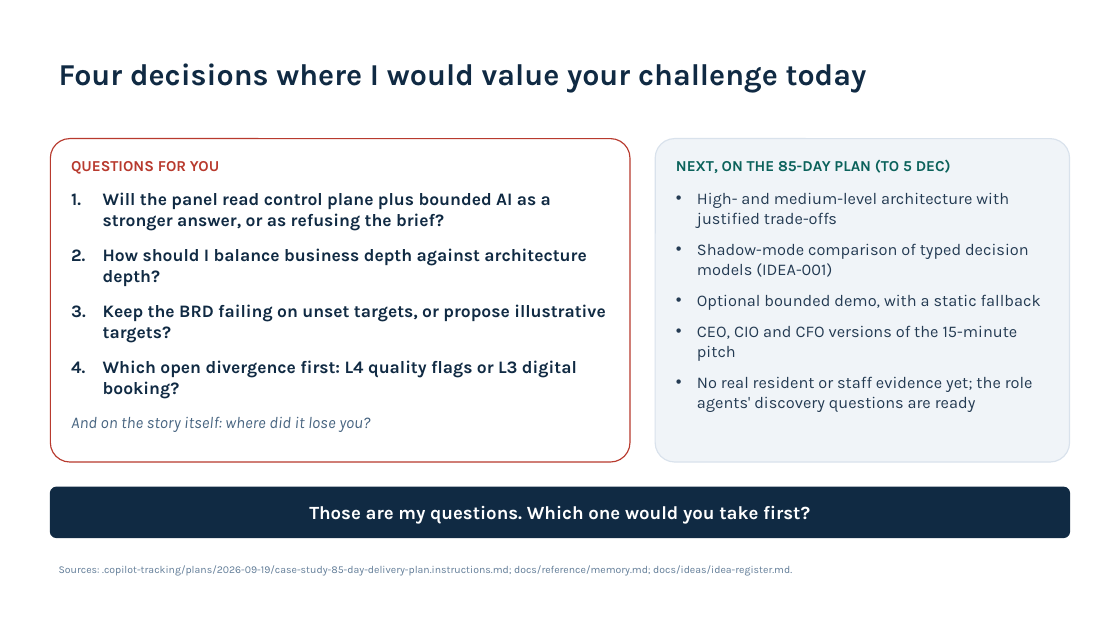
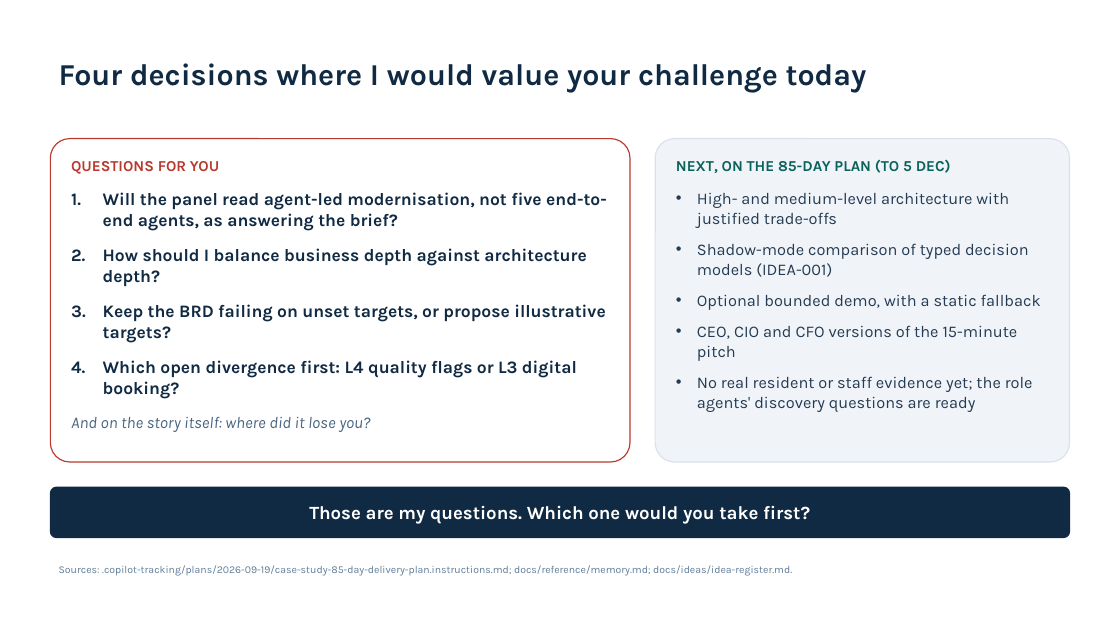
Before and after one commit to jmservera/ama, a slide deck: slide 13 of .copilot-tracking/ppt/2026-09-26/ama-mentor-progress-review/slide-deck/ama-mentor-progress-review.pptx. Drawn at 1120x630 pixels with LibreOffice and Linux fonts; fonts in the diff are those of the drawing. Boxes give left, top, right and bottom in pixels: in the first picture for what was removed or moved away, otherwise in the second. Text is boxed around its words. In the diff, an @@ line names an element or a change of style, - is before the commit and + after.

```diff
--- a/.copilot-tracking/ppt/2026-09-26/ama-mentor-progress-review/slide-deck/ama-mentor-progress-review.pptx
+++ b/.copilot-tracking/ppt/2026-09-26/ama-mentor-progress-review/slide-deck/ama-mentor-progress-review.pptx
@@ text in rounded rectangle at [103, 192, 607, 231]: text changed @@
-1. Will the panel read control plane plus bounded AI as a stronger answer, or as refusing the brief?
+1. Will the panel read agent-led modernisation, not five end-to-end agents, as answering the brief?
```
Also in this commit, not shown: 6 other slides changed, 1 slide added, 35 other files.
